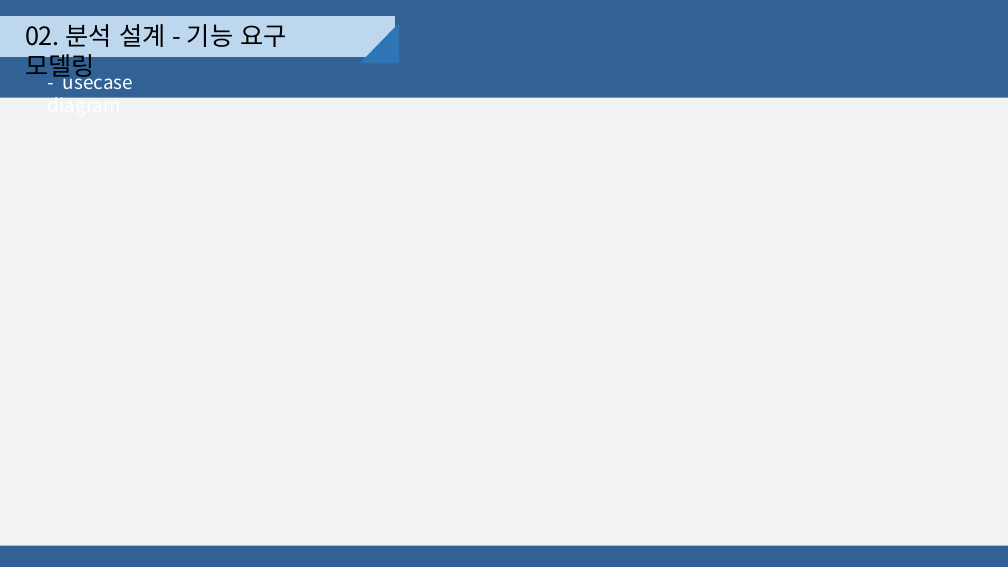
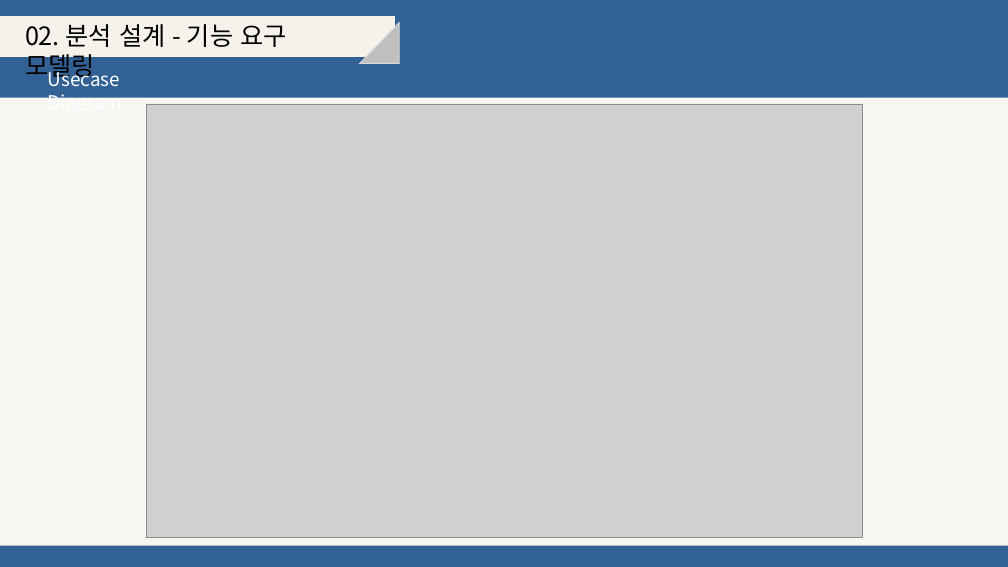
Before and after one commit to djyoon956/OWL_Refactoring, a slide deck: slide 13 of 4조/발표영상 및 PPT/OWL.pptx (slide 15 before the commit). Drawn at 1008x567 pixels with LibreOffice and Linux fonts; fonts in the diff are those of the drawing; grey boxes stand for pictures. Boxes give left, top, right and bottom in pixels: in the first picture for what was removed or moved away, otherwise in the second. Text is boxed around its words. In the diff, an @@ line names an element or a change of style, - is before the commit and + after.

```diff
--- a/4조/발표영상 및 PPT/OWL.pptx
+++ b/4조/발표영상 및 PPT/OWL.pptx
@@ rectangle at bbox=[0, 17, 394, 57]: fill #BDD7EE to #F5F1EB; outline #BDD7EE 1 pt to #F5F1EB 1 pt @@
@@ right triangle at bbox=[360, 23, 399, 64]: fill #2E75B6 to #BFBFBF; outline none to #D9D9D9 1 pt @@
@@ text at bbox=[48, 67, 122, 98]: text changed @@
-- usecase diagram
+Usecase Diagram
@@ rectangle at bbox=[0, 98, 1008, 546]: fill #F2F2F2 to #F8F6F2 @@
@@ picture added at bbox=[147, 104, 862, 538] @@
```
Also in this commit, not shown: 16 other slides changed, 4 slides added, 2 slides removed, 2 other files.
